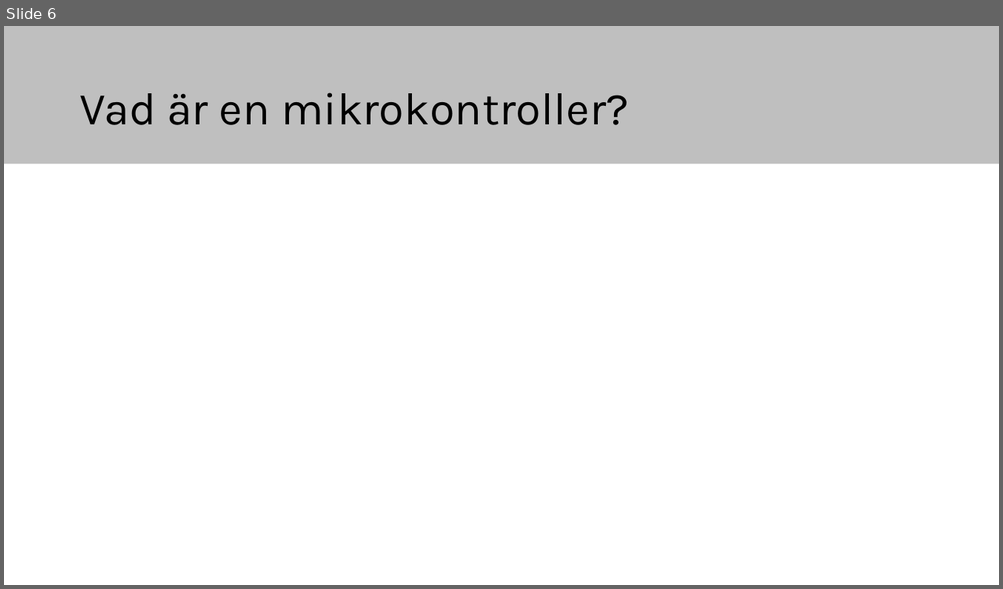
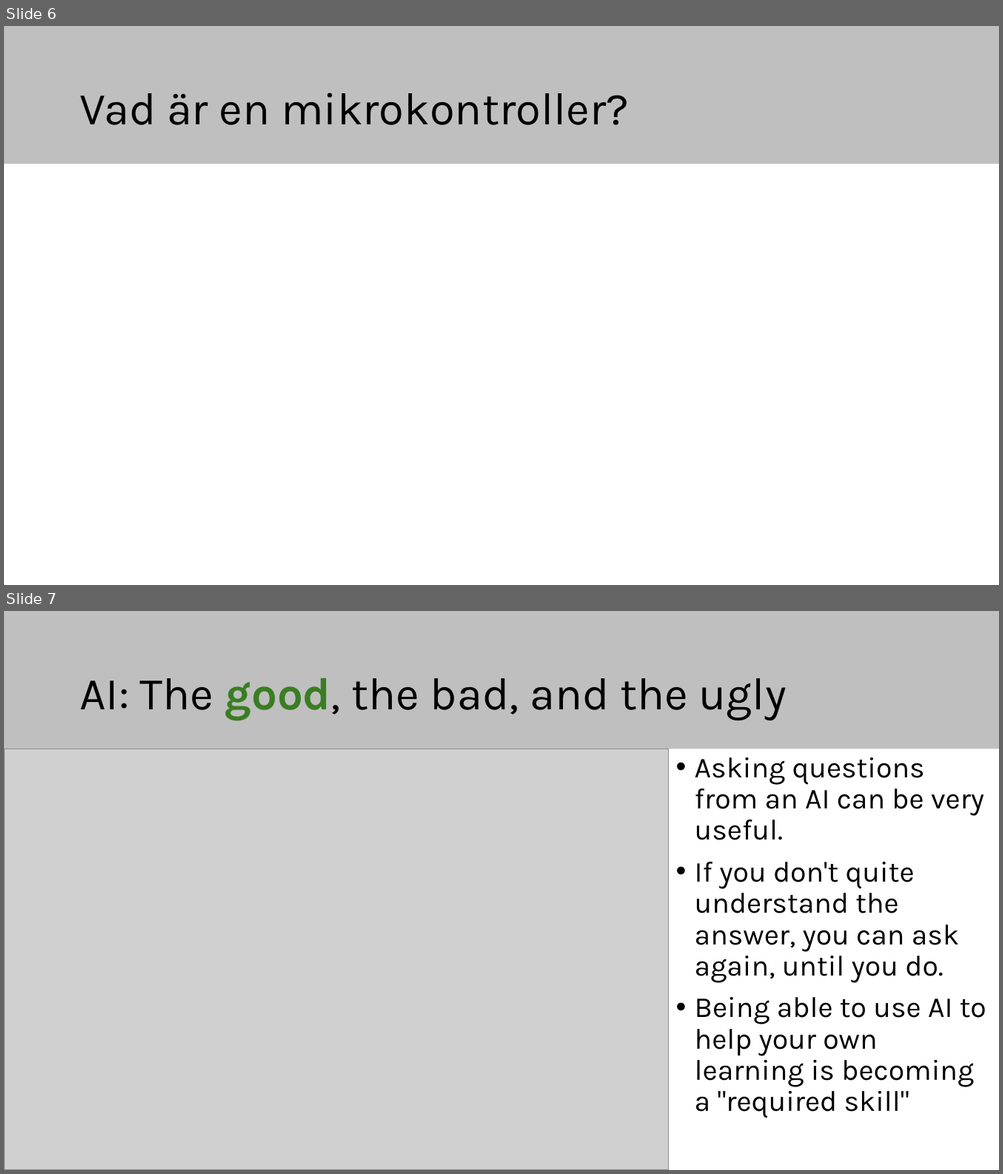
Before and after one commit to elias-at-chalmers/mop-lecture_notes-mirror, a slide deck: slides/lecture01-introduction.pptx. Shown one above the other, each under a label of ours: slide 6 before the commit, slides 6 and 7 after it. The pictures are 1003x589 and 1003x1174 pixels, drawn with LibreOffice and Linux fonts; fonts in the diff are those of the drawing; grey boxes stand for pictures. Boxes give left, top, right and bottom in pixels: in the first picture for what was removed or moved away, otherwise in the second. Text is boxed around its words. In the diff, an @@ line names an element or a change of style, - is before the commit and + after.

```diff
--- a/slides/lecture01-introduction.pptx
+++ b/slides/lecture01-introduction.pptx
@@ slide 7 added at (4,611,999,1170), background #FFFFFF; not listed: 1 template element that a slide beside it also shows @@
@@ title added at (79,678,786,721), 44 pt, text #000000 @@
+AI: The good, the bad, and the ugly
@@ picture added at (4,749,668,1170) @@
@@ text added at (694,758,986,1119), 28 pt, text #000000 @@
+• Asking questions from an AI can be very useful.
+• If you don't quite understand the answer, you can ask again, until you do.
+• Being able to use AI to help your own learning is becoming a "required skill"
```
Also in this commit, not shown: 2 other slides added, 3 other files.
